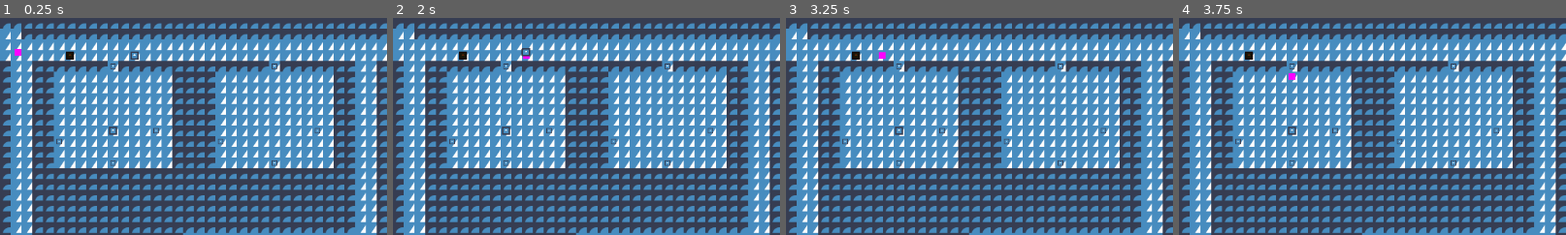
Above: before the commit, frames 1-4 (left to right).
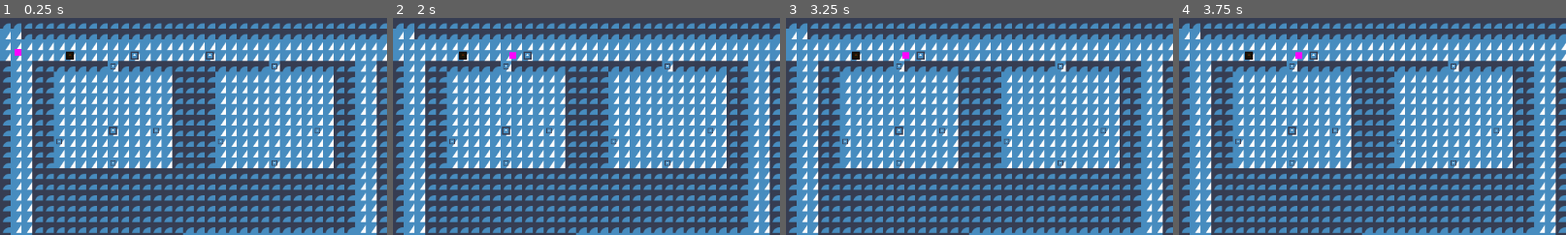
Above: after the commit, the same moments.

Repository: Nathpett/City-Navigation-Project
Game: Godot game, scene res://main.tscn
The game is run twice, just before and just after one commit, with the same random seed, the same clock (stepped at 60 frames per second) and the same inputs. The engine's default icon, where the game draws it, is replaced by a stand-in: a white triangle on a blue panel in a dark square.
Inputs:
- Up to frame 1 (0.25 s): no input
- Up to frame 2 (2 s): tap Enter at 0.5 s; tap Space at 1.25 s
- Up to frame 3 (3.25 s): tap Enter at 2.75 s
- Up to frame 4 (3.75 s): tap Space at 3.5 s
The pictures show only the part of the screen within x 0-50%, y 0-50%; the shares and areas given below are measured in that part.

The runs differ from the first frame. In frame 1, less than 0.1% of the frame differs, in the area x 53-56%, y 15-20%; in frame 2, 0.2%; in frame 3, 0.2%, in the area x 23-36%, y 15-20%; in frame 4, 0.2%.

Commit message:
states are hard

Diff:
--- a/main.tscn
+++ b/main.tscn
@@ -265,6 +265,10 @@
 [node name="Thing" parent="." instance=ExtResource("5_ibd3p")]
 position = Vector2(200, 56)
 
+[node name="Thing6" parent="." instance=ExtResource("5_ibd3p")]
+position = Vector2(312, 56)
+flee_from_debug = true
+
 [node name="Thing2" parent="." instance=ExtResource("5_ibd3p")]
 position = Vector2(536, 344)
 
--- a/npc.gd
+++ b/npc.gd
@@ -1,4 +1,4 @@
-extends CharacterBody2D
+extends Thing
 
 
 var movement_speed: float = 100.0
@@ -8,6 +8,7 @@
 var holding = null
 var target = null
 var state_successful: bool = false
+var has_target_position: bool = false
 
 @onready var navigation_agent: NavigationAgent2D = $NavigationAgent2D
 
@@ -59,12 +60,20 @@
 	set_movement_target(movement_target_position)
 
 
-func set_movement_target(movement_target: Vector2):
+func set_movement_target(movement_target):
+	if movement_target == null:
+		movement_target_position = Vector2.ZERO
+		has_target_position = false
+		return
+	has_target_position = true
 	movement_target_position = movement_target
 	navigation_agent.target_position = movement_target_position
 
 
 func _physics_process(_delta):
+	if !has_target_position:
+		return
+
 	if navigation_agent.is_navigation_finished() and !navigation_agent.is_target_reached():
 		set_movement_target(movement_target_position)
 
--- /dev/null
+++ b/state/npc_states/flee.gd
@@ -0,0 +1,10 @@
+extends NpcBaseState
+
+
+func enter() -> void:
+	await get_tree().create_timer(2).timeout
+	emit_signal("state_concluded")
+
+
+func _physics_process(_delta):
+	pass
--- /dev/null
+++ b/state/npc_states/npc_state_base.gd
@@ -0,0 +1,14 @@
+class_name NpcBaseState
+extends State
+
+var things_seen: Array = []
+
+func _physics_process(_delta):
+	things_seen = state_owner.look()
+
+	for thing in things_seen:
+		if thing.flee_from_debug:
+			state_machine.push_state("flee")
+			thing.queue_free()
+			return
+	# Do things like push for the Flee state #TODO
--- a/state/npc_states/porter.gd
+++ b/state/npc_states/porter.gd
@@ -7,11 +7,11 @@
 
 func state_logic() -> void:
 	while true:
-		state_machine.push_state("wander", {"exit_criteria": "thing"})
+		state_machine.push_state("wander_and_find", {"exit_criteria": "thing"})
 		await state_machine.state_concluded
 
 		state_machine.push_state("seek", {"target": state_owner.get_meta("target")})
-		await state_machine.state_concluded
+		await state_machine.state_concluded # TODO NEXT THIS FUCKS UP WHEN OTHER STATES ARE PUSHED
 
 		var ported_item
 		if state_owner.state_successful:
@@ -20,7 +20,7 @@
 		else:
 			continue
 
-		state_machine.push_state("wander", {"exit_criteria": "box"})
+		state_machine.push_state("wander_and_find", {"exit_criteria": "box"})
 		await state_machine.state_concluded
 
 		var box = state_owner.get_meta("target")
--- a/state/npc_states/seek.gd
+++ b/state/npc_states/seek.gd
@@ -1,5 +1,5 @@
 class_name Seek
-extends State
+extends NpcBaseState
 
 
 var target
@@ -10,6 +10,16 @@
 	cycle_freq = 0.5
 	target = parameters["target"]
 	state_owner.navigation_agent.connect("navigation_finished", Callable(self, "_exit_condition_met"))
+
+
+func pause() -> void:
+	super.pause()
+	state_owner.set_movement_target(null)
+
+
+func unpause() -> void:
+	state_owner.set_movement_target(target.global_position)
+	super.unpause()
 
 
 func _process(_delta):
--- a/state/npc_states/wander.gd
+++ b/state/npc_states/wander_and_find.gd
@@ -1,5 +1,5 @@
-class_name WanderState # TODO RENAME TO WANDER SEEK
-extends State
+class_name WanderAndSeekFind
+extends NpcBaseState
 
 # State makes NPC wander city until it finds a specific object
 
@@ -18,7 +18,7 @@
 
 
 func _physics_process(_delta):
-	var things_seen: Array = state_owner.look()
+	super._physics_process(_delta)
 	if things_seen.is_empty():
 		return
 	things_seen.shuffle()
--- a/state/thing_states/held.gd
+++ b/state/thing_states/held.gd
@@ -5,7 +5,7 @@
 	var see_hit_box: Area2D = state_owner.get_node("SeeHitBox")
 	see_hit_box.collision_layer = 0
 
-	state_owner.connect("drop", Callable(self, "_on_drop"))
+	state_owner.connect("dropped", Callable(self, "_on_drop"))
 
 
 func exit() -> void:
--- a/state/thing_states/stored.gd
+++ b/state/thing_states/stored.gd
@@ -5,7 +5,7 @@
 	var see_hit_box: Area2D = state_owner.get_node("SeeHitBox")
 	see_hit_box.collision_layer = 0
 
-	state_owner.connect("drop", Callable(self, "_on_drop"))
+	state_owner.connect("dropped", Callable(self, "_on_drop"))
 	state_owner.visible = false
 
 
--- a/things/thing.gd
+++ b/things/thing.gd
@@ -1,14 +1,16 @@
 class_name Thing
-extends Node2D
+extends CharacterBody2D
 
-signal drop
+signal dropped
+
+@export var flee_from_debug = false
 
 func evoke_pickup():
 	$StateMachine.push_state("held",  null, true)
 
 
 func evoke_drop():
-	emit_signal("drop")
+	emit_signal("dropped")
 
 
 func evoke_stored():
--- a/things/thing.tscn
+++ b/things/thing.tscn
@@ -7,7 +7,7 @@
 [sub_resource type="CircleShape2D" id="CircleShape2D_17t3k"]
 radius = 6.0
 
-[node name="Thing" type="Node2D"]
+[node name="Thing" type="CharacterBody2D"]
 script = ExtResource("1_yt67d")
 
 [node name="Sprite2D" type="Sprite2D" parent="."]
